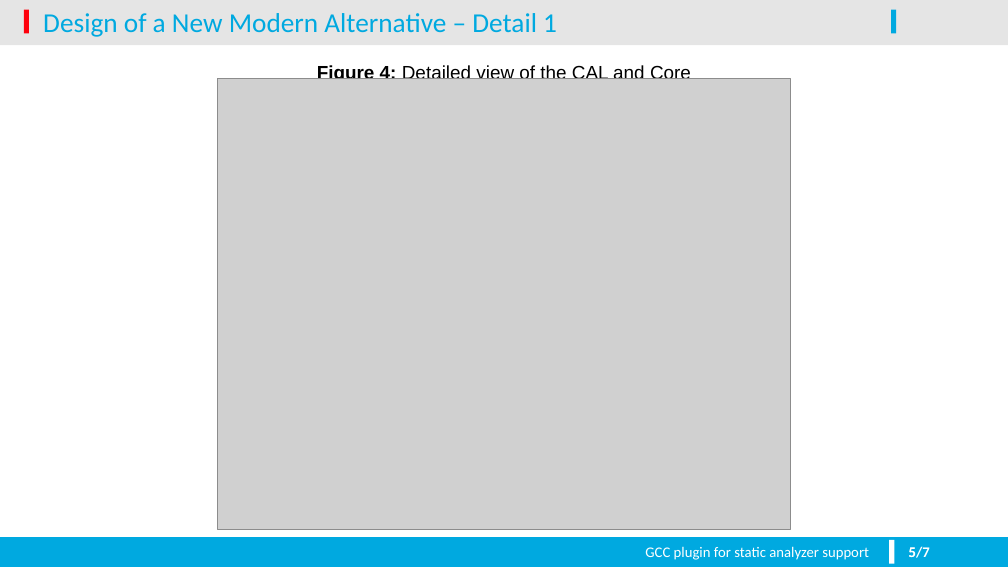
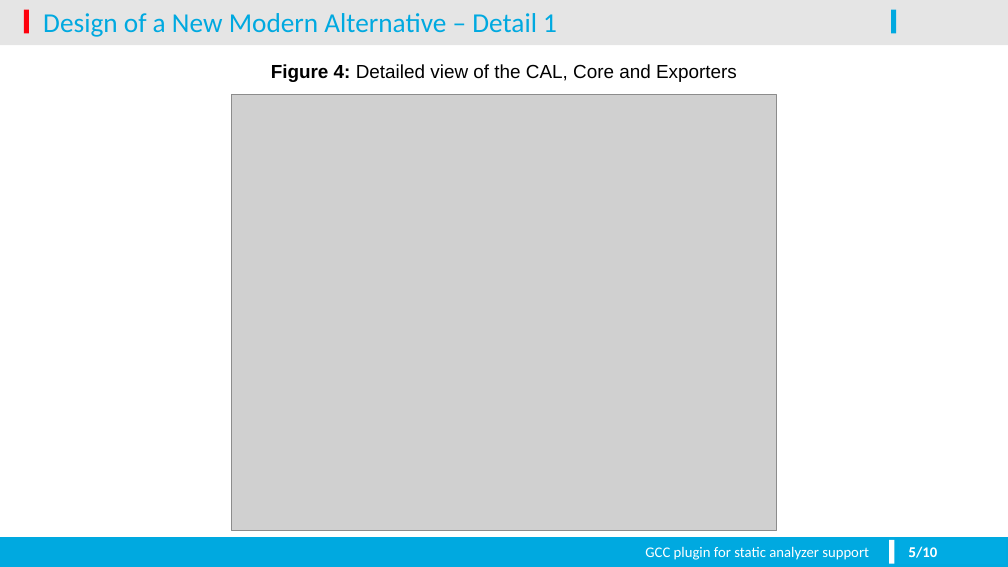
Before and after one commit to pseja/gcc-plugin-for-static-analyzer-support, a slide deck: slide 5 of xpsejal00-gcc-plugin-for-static-analyzer-support.odp. Drawn at 1008x567 pixels with LibreOffice and Linux fonts; fonts in the diff are those of the drawing; grey boxes stand for pictures; background and template pictures are left out. Boxes give left, top, right and bottom in pixels: in the first picture for what was removed or moved away, otherwise in the second. Text is boxed around its words. In the diff, an @@ line names an element or a change of style, - is before the commit and + after.

```diff
--- a/xpsejal00-gcc-plugin-for-static-analyzer-support.odp
+++ b/xpsejal00-gcc-plugin-for-static-analyzer-support.odp
@@ text at (x1=271, y1=64, x2=737, y2=82): text changed @@
-Figure 4: Detailed view of the CAL and Core
+Figure 4: Detailed view of the CAL, Core and Exporters
@@ picture resized from (x1=218, y1=79, x2=791, y2=529) to (x1=231, y1=95, x2=777, y2=532) @@
@@ rectangle added at (x1=899, y1=540, x2=1006, y2=565), fill #00ABE3 @@
@@ text at (x1=916, y1=546, x2=937, y2=558): text changed @@
-5/7
+5/10
```
Also in this commit, not shown: 5 other slides changed, 6 slides added, 1 slide removed, 25 other files.
